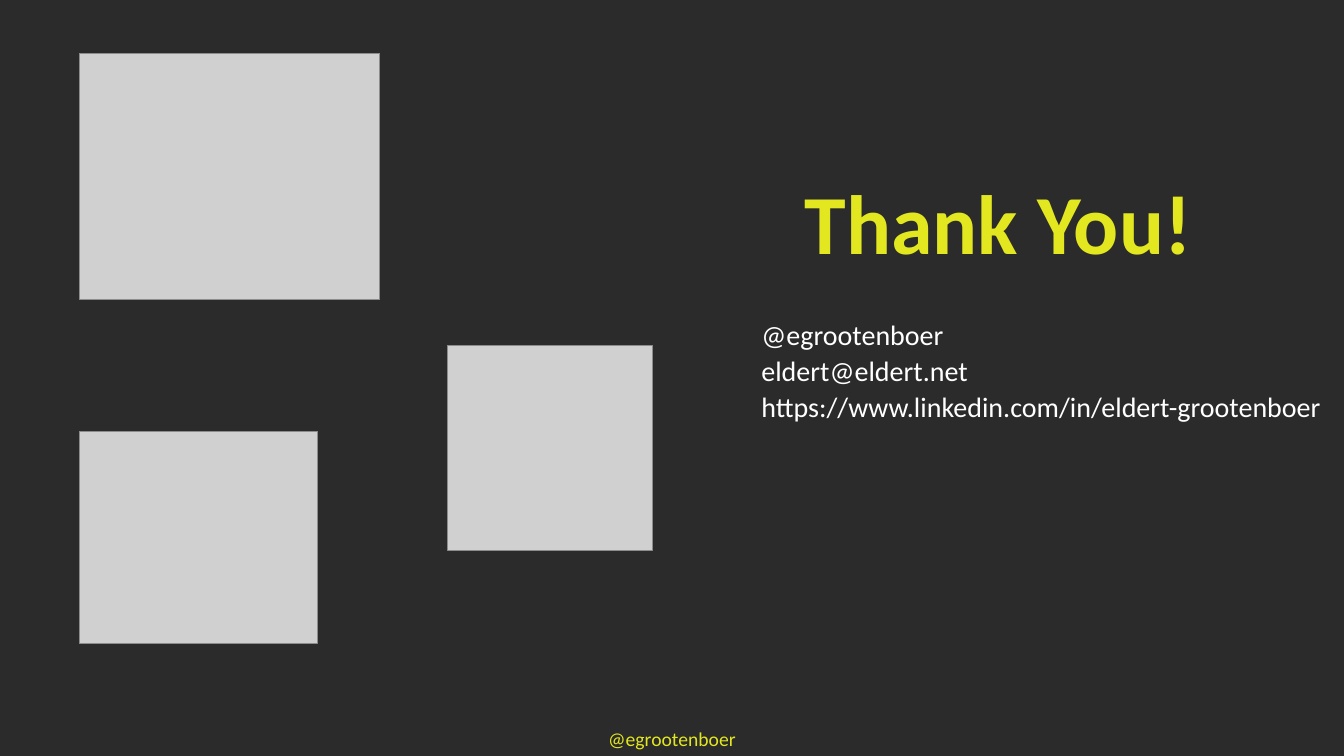
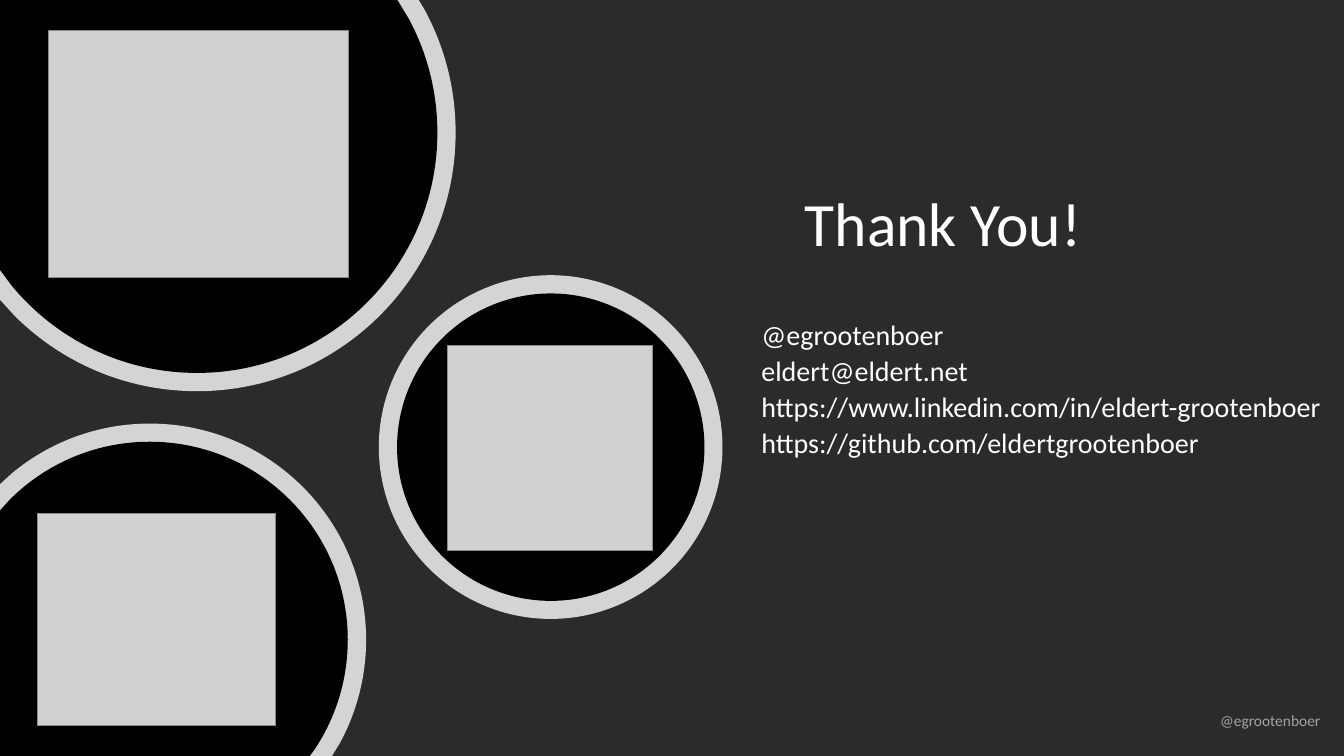
Before and after one commit to EldertGrootenboer/Empower-your-Azure-IaC-with-Bicep, a slide deck: slide 15 of Empower your Azure IaC with Bicep!.pptx (slide 16 before the commit). Drawn at 1344x756 pixels with LibreOffice and Linux fonts; fonts in the diff are those of the drawing; grey boxes stand for pictures; background and template pictures are left out; a plain dark background stands for a picture behind light text. Boxes give left, top, right and bottom in pixels: in the first picture for what was removed or moved away, otherwise in the second. Text is boxed around its words. In the diff, an @@ line names an element or a change of style, - is before the commit and + after.

```diff
--- a/Empower your Azure IaC with Bicep!.pptx
+++ b/Empower your Azure IaC with Bicep!.pptx
@@ freeform shape added at <box>0,0,456,391</box>, fill #FFFFFF at 80% opacity @@
@@ freeform shape added at <box>0,0,438,373</box>, fill #000000 @@
@@ picture: place and size @@
-picture at <box>80,53,380,300</box>
+picture at <box>48,30,349,277</box>
@@ title "Thank You!" at <box>805,203,1081,247</box>: size 60 to 44 pt, text colour #E2E71F to #FFFFFF, bold off @@
@@ ellipse added at <box>379,275,723,619</box>, fill #FFFFFF at 80% opacity @@
@@ ellipse added at <box>397,293,705,601</box>, fill #000000 @@
@@ freeform shape added at <box>0,423,366,756</box>, fill #FFFFFF at 80% opacity @@
@@ freeform shape added at <box>0,442,348,756</box>, fill #000000 @@
@@ text at <box>761,433,1198,458</box>: paragraph added @@
+      https://github.com/eldertgrootenboer
@@ picture: place and size @@
-picture at <box>80,432,318,643</box>
+picture at <box>37,513,275,725</box>
@@ text "@egrootenboer": place and size @@
-text "@egrootenboer" at <box>608,732,735,750</box>
+text "@egrootenboer" at <box>1220,715,1320,729</box>
@@ text "@egrootenboer" at <box>1220,715,1320,729</box>: size 14 to 11 pt, text colour #E2E71F to #A5A5A5; alignment centre to left @@
```
Also in this commit, not shown: 14 other slides changed, 1 slide removed.
